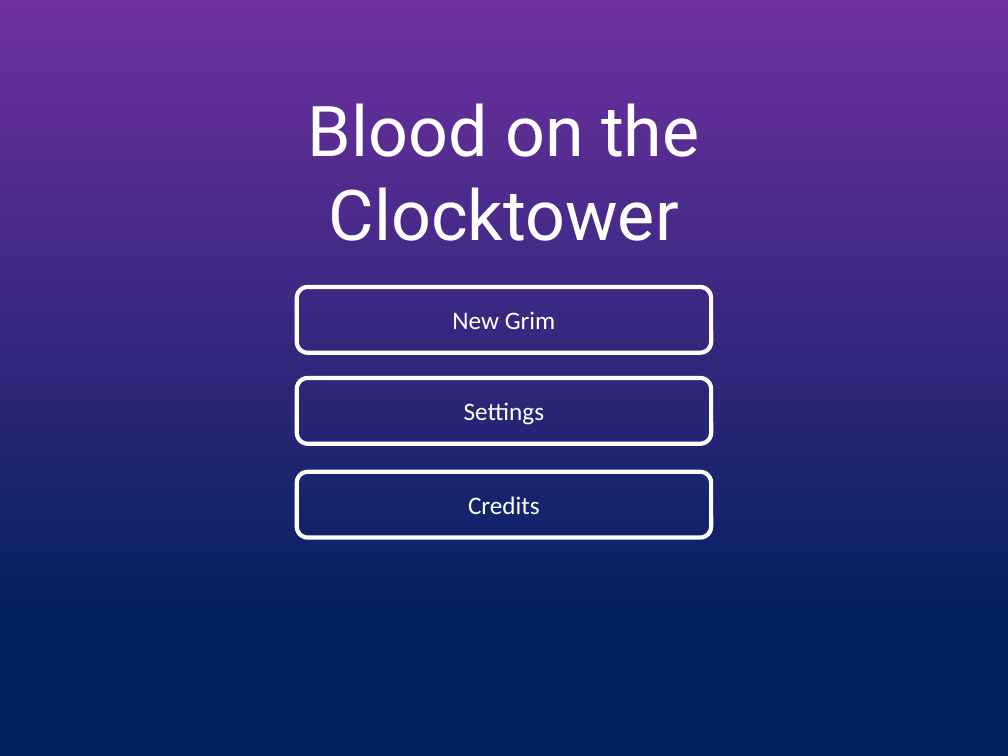
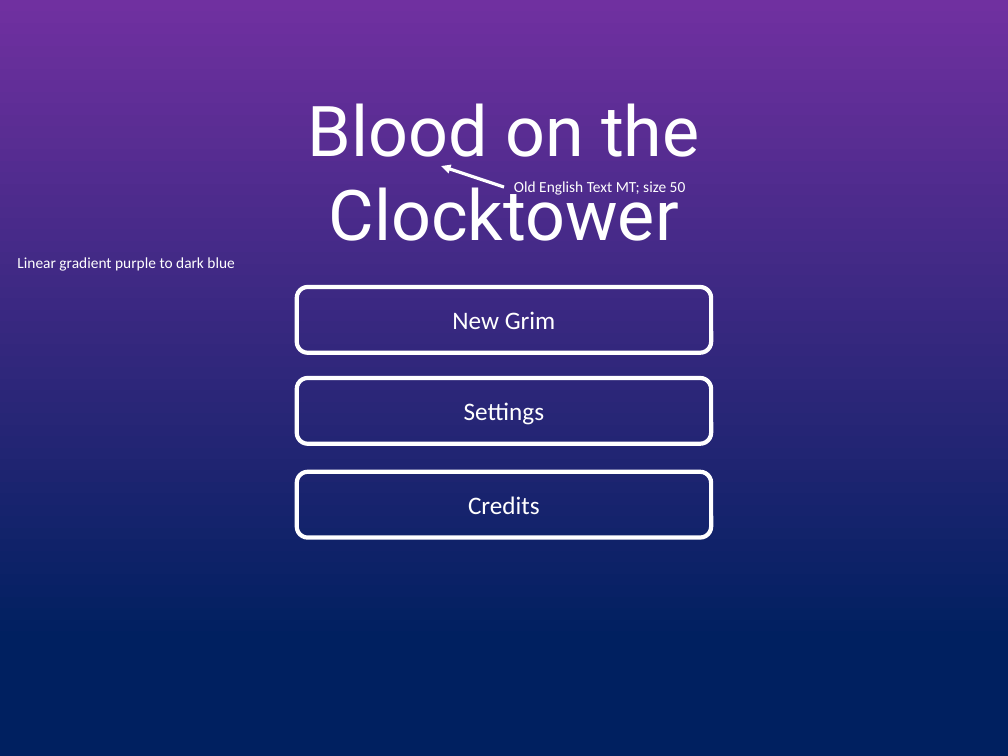
Before and after one commit to Nathan3-14/grimoire-nea, a slide deck: slide 1 of mockup.pptx. Drawn at 1008x756 pixels with LibreOffice and Linux fonts; fonts in the diff are those of the drawing. Boxes give left, top, right and bottom in pixels: in the first picture for what was removed or moved away, otherwise in the second. Text is boxed around its words. In the diff, an @@ line names an element or a change of style, - is before the commit and + after.

```diff
--- a/mockup.pptx
+++ b/mockup.pptx
@@ arrow added from (504, 187) to (442, 166), #FFFFFF 2.25 pt @@
@@ text added at (x1=514, y1=181, x2=686, y2=197), 11 pt, text #FFFFFF @@
+Old English Text MT; size 50
@@ text added at (x1=17, y1=257, x2=234, y2=271), 11 pt, text #FFFFFF @@
+Linear gradient purple to dark blue
```
Also in this commit, not shown: 15 other slides changed, 8 slides added, 1 slide removed.
